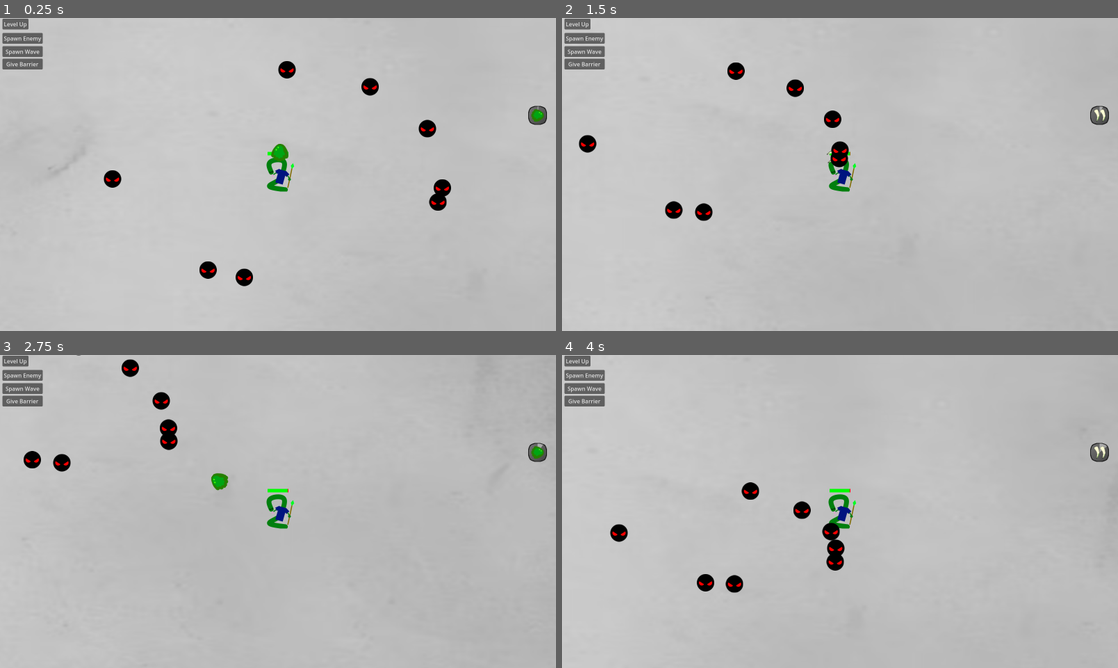
Above: before the commit, frames 1-4 (two rows, left to right).
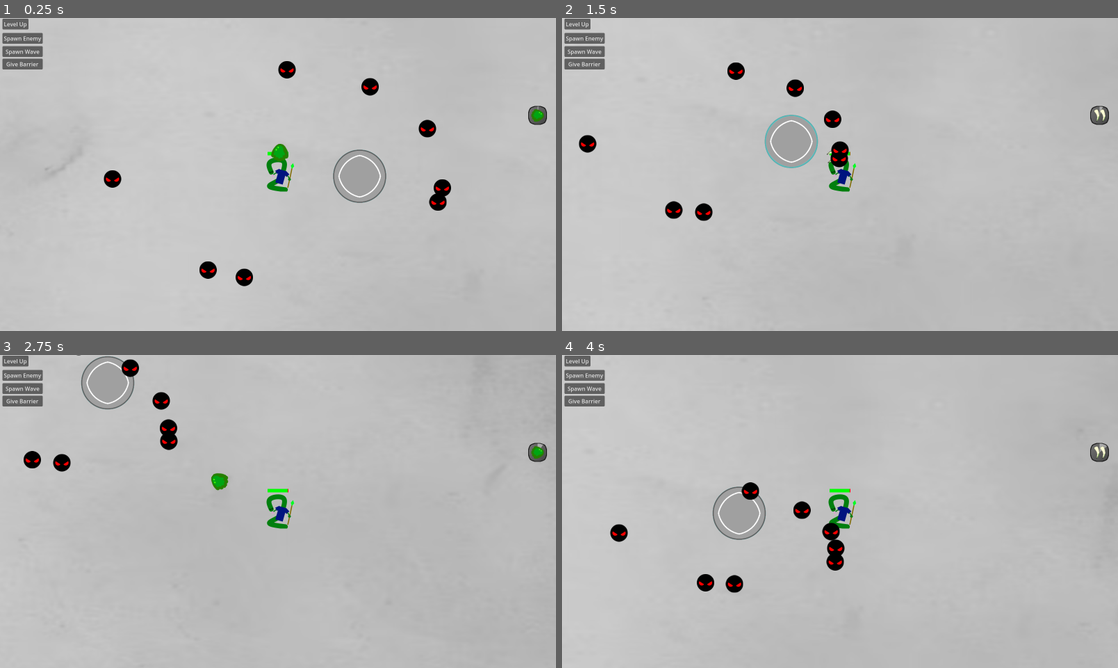
Above: after the commit, the same moments.

Repository: il-Gallone/arcade-rpg
Game: Godot game, scene res://Scenes/test_scene.tscn
Two runs of this game, one before a commit and one after it. Both use one fixed random seed, a clock stepped at 60 frames per second and the inputs below.
Inputs:
- Up to frame 1 (0.25 s): no input
- Up to frame 2 (1.5 s): hold D (right) 0.53-1.28 s; hold S (down) from 1.28 s (still down)
- Up to frame 3 (2.75 s): release S (down) at 2.03 s; hold D (right) from 2.03 s (still down)
- Up to frame 4 (4 s): release D (right) at 2.78 s; hold W (up) 2.78-3.53 s; hold A (left) from 3.53 s (still down)

The runs differ from the first frame. In frame 1, 1.3% of the frame differs, in the area x 59-70%, y 42-60%; in frame 2, 1.2%; in frame 3, 1.2%; in frame 4, 1.2%.

Commit message:
Minor Logic Error
*Completely Disintegrated*

Diff:
--- a/Scenes/test_scene.tscn
+++ b/Scenes/test_scene.tscn
@@ -19,6 +19,7 @@
 [ext_resource type="Texture2D" uid="uid://ba4gn6mxib3lk" path="res://Sprites/UI/HUD/Reptilian Gaze_Debug.png" id="14_soh27"]
 [ext_resource type="Texture2D" uid="uid://c2c843oetthbx" path="res://Sprites/UI/HUD/Timer Mask.png" id="15_733rx"]
 [ext_resource type="PackedScene" uid="uid://mmy61co7chur" path="res://Scenes/Prefabs/debug_rangie.tscn" id="18_6bfml"]
+[ext_resource type="PackedScene" uid="uid://6gva6qo5pe5p" path="res://Scenes/Prefabs/Events/event_pad.tscn" id="20_0g4ye"]
 
 [sub_resource type="RectangleShape2D" id="RectangleShape2D_hb2xm"]
 size = Vector2(66, 98)
@@ -27,7 +28,6 @@
 
 [node name="Sprite2D" type="Sprite2D" parent="."]
 z_index = -5
-position = Vector2(9, -2)
 texture = ExtResource("1_r5l72")
 
 [node name="Player" type="CharacterBody2D" parent="." node_paths=PackedStringArray("HPBar", "BarrierHPBar")]
@@ -44,6 +44,7 @@
 tertTime = 7.0
 HPBar = NodePath("CurrentHP")
 BarrierHPBar = NodePath("OverHP")
+metadata/_custom_type_script = "uid://d0gm27iv7v4k1"
 
 [node name="CollisionShape2D" type="CollisionShape2D" parent="Player"]
 shape = SubResource("RectangleShape2D_hb2xm")
@@ -206,6 +207,9 @@
 Debug_Rangie = ExtResource("18_6bfml")
 Debug_Elite = ExtResource("6_x033f")
 
+[node name="EventPad" parent="." instance=ExtResource("20_0g4ye")]
+position = Vector2(236, 5)
+
 [connection signal="pressed" from="CanvasLayer/Control/Debug_Level" to="Player" method="level_up"]
 [connection signal="pressed" from="CanvasLayer/Control/Debug_Wave" to="EnemyManager" method="wave_spawn"]
 [connection signal="pressed" from="CanvasLayer/Control/Debug_Enemy" to="EnemyManager" method="debug_spawn"]
--- a/Scripts/Events/EventPadBase.gd
+++ b/Scripts/Events/EventPadBase.gd
@@ -24,13 +24,13 @@
 func _on_connected_object(object):
 	if prestigePad:
 		prestige_connection(object, true)
-	elif object.is_class("PlayerController"):
+	elif object is PlayerController:
 		padConnected = true
 
 func _on_disconnected_object(object):
 	if prestigePad:
 		prestige_connection(object, false)
-	elif object.is_class("PlayerController"):
+	elif object is PlayerController:
 		padConnected = false
 
 func prestige_connection(object, connecting: bool):
Not shown: 1 places in Scenes/test_scene.tscn that only renumber resources
